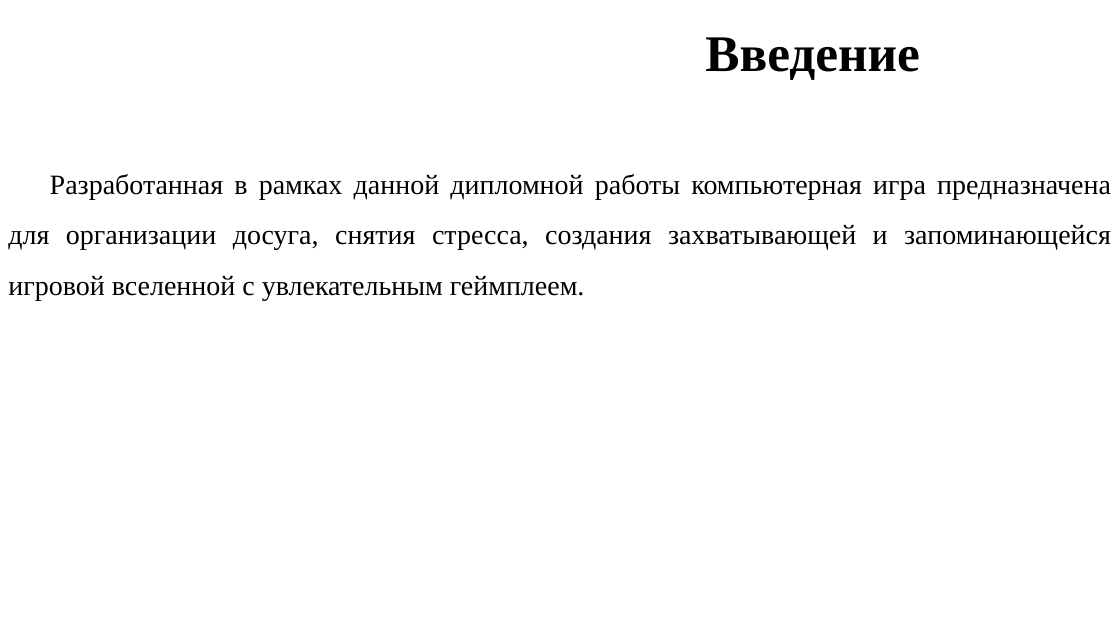
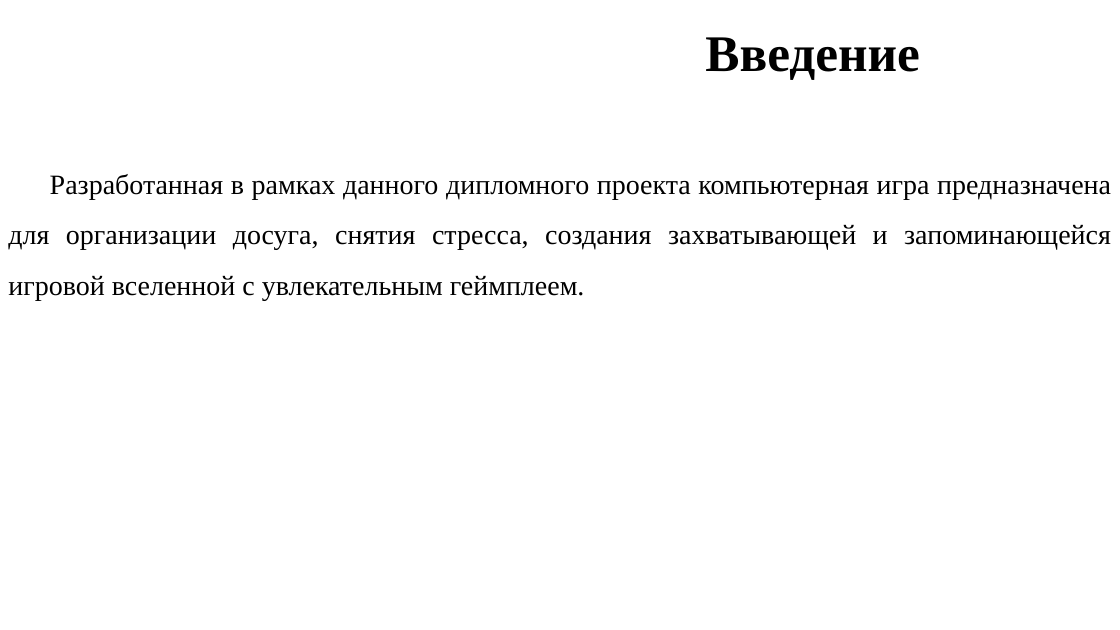
Before and after one commit to SlavaNik16/DemoPZ, a slide deck: slide 3 of Дипломный проект/Дипломная работа Николаев В.А.pptx. Drawn at 1120x630 pixels with LibreOffice and Linux fonts; fonts in the diff are those of the drawing; background and template pictures are left out. Boxes give left, top, right and bottom in pixels: in the first picture for what was removed or moved away, otherwise in the second. Text is boxed around its words. In the diff, an @@ line names an element or a change of style, - is before the commit and + after.

```diff
--- a/Дипломный проект/Дипломная работа Николаев В.А.pptx
+++ b/Дипломный проект/Дипломная работа Николаев В.А.pptx
@@ text at (8,174,1111,300): text changed @@
-Разработанная в рамках данной дипломной работы компьютерная игра предназначена для организации досуга, снятия стресса, создания захватывающей и запоминающейся игровой вселенной с увлекательным геймплеем.
+Разработанная в рамках данного дипломного проекта компьютерная игра предназначена для организации досуга, снятия стресса, создания захватывающей и запоминающейся игровой вселенной с увлекательным геймплеем.
```
Also in this commit, not shown: 1 other slide changed, 1 slide removed, 3 other files.
